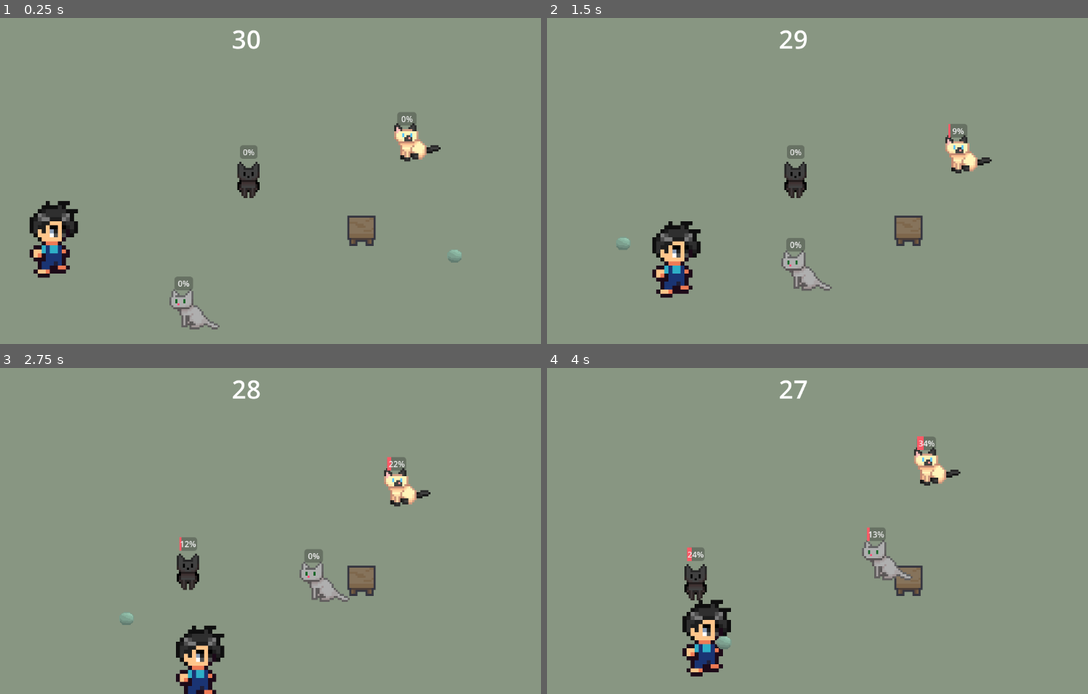
Above: before the commit, frames 1-4 (two rows, left to right).
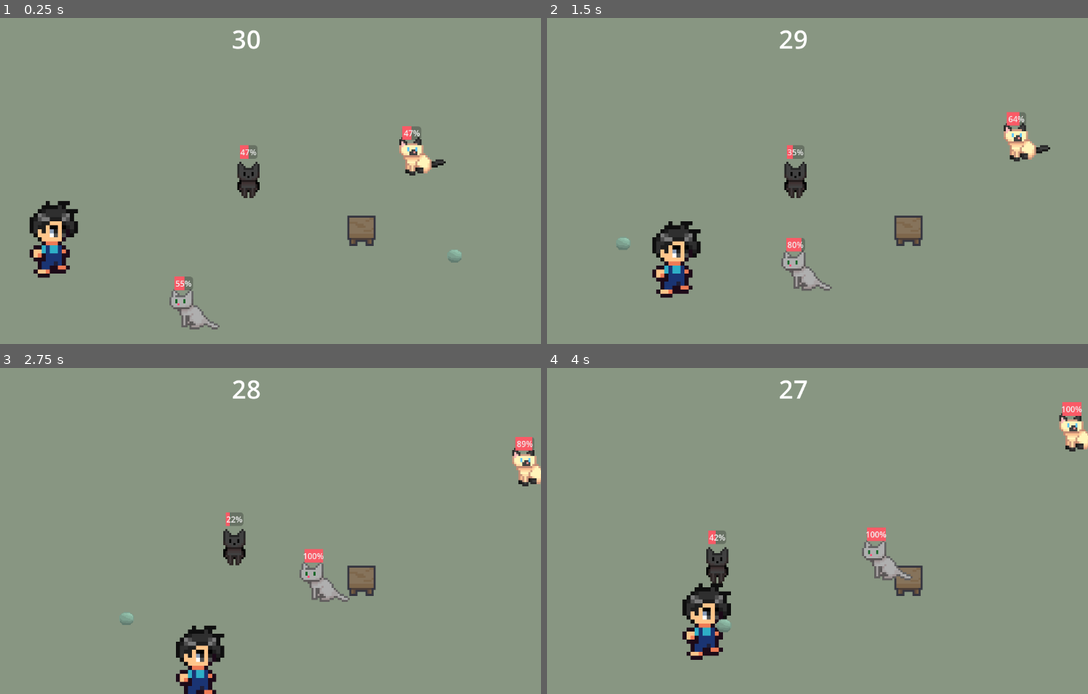
Above: after the commit, the same moments.

Repository: morgan-git/cat-herder
Game: Godot game, scene res://patio.tscn
Same seed, same stepped clock (60 frames per second), same inputs: the game is played once before the commit and once after it.
Inputs:
- Up to frame 1 (0.25 s): no input
- Up to frame 2 (1.5 s): tap Enter (ui_accept) at 0.5, 0.77 s; hold Right (ui_right) 0.53-1.28 s; hold Down (ui_down) from 1.28 s (still down)
- Up to frame 3 (2.75 s): tap Enter (ui_accept) at 1.52 s; release Down (ui_down) at 2.03 s; hold Right (ui_right) from 2.03 s (still down)
- Up to frame 4 (4 s): release Right (ui_right) at 2.78 s; hold Up (ui_up) 2.78-3.53 s; tap Enter (ui_accept) at 3.02, 3.77 s; hold Left (ui_left) from 3.53 s (still down)

The runs differ from the first frame. In frame 1, 1.1% of the frame differs, in the area x 32-83%, y 28-84%; in frame 2, 1.5%; in frame 3, 2.4%; in frame 4, 4.0%, in the area x 25-100%, y 10-95%.

Commit message:
reset process modes to allow for game pause and restart

Diff:
--- /dev/null
+++ b/cat_base.gd
@@ -0,0 +1,48 @@
+class_name Cat
+extends CharacterBody2D
+
+const SPEED = 120.0
+const HAPPINESS_RISE_RATE = 20.0
+const HAPPINESS_DECAY_RATE = 10.0
+
+@export var happiness_bar_path: NodePath
+var happiness_bar: ProgressBar
+var wander_target: Vector2
+var happiness: float = 50.0
+
+func _ready() -> void:
+	happiness_bar = get_node(happiness_bar_path)
+	wander_target = global_position
+
+func _physics_process(delta: float) -> void:
+	var is_satisfied = check_satisfied()
+
+	if is_satisfied:
+		velocity = get_satisfied_direction() * SPEED
+		happiness += HAPPINESS_RISE_RATE * delta
+	else:
+		var distance_to_wander_target = global_position.distance_to(wander_target)
+		if distance_to_wander_target < 5.0:
+			velocity = Vector2.ZERO
+		else:
+			var direction = (wander_target - global_position).normalized()
+			velocity = direction * (SPEED * 0.5)
+		happiness -= HAPPINESS_DECAY_RATE * delta
+
+	happiness = clamp(happiness, 0.0, 100.0)
+	happiness_bar.value = happiness
+
+	move_and_slide()
+
+func _on_timer_timeout() -> void:
+	var random_offset = Vector2(randf_range(-100, 100), randf_range(-100, 100))
+	wander_target = global_position + random_offset
+
+# Override in each subclass: return true when this cat's specific
+# happy condition is met.
+func check_satisfied() -> bool:
+	return false
+
+# Override in each subclass: return the direction to move while satisfied.
+func get_satisfied_direction() -> Vector2:
+	return Vector2.ZERO
--- a/patio.tscn
+++ b/patio.tscn
@@ -59,6 +59,7 @@
 color = Color(0.533333, 0.588235, 0.509804, 1)
 
 [node name="Player" type="CharacterBody2D" parent="."]
+process_mode = 1
 position = Vector2(-398.19, 122.793)
 script = ExtResource("1_43j51")
 yarn_ball_path = NodePath("../YarnBall")
@@ -130,6 +131,7 @@
 region_rect = Rect2(64.104, 450.624, 26.896, 25)
 
 [node name="Cat1" type="CharacterBody2D" parent="."]
+process_mode = 1
 script = ExtResource("5_rupsg")
 yarn_ball_path = NodePath("../YarnBall")
 happiness_bar_path = NodePath("ProgressBar")
@@ -156,6 +158,7 @@
 theme_override_styles/fill = SubResource("StyleBoxFlat_8kc7v")
 
 [node name="Cat2" type="CharacterBody2D" parent="."]
+process_mode = 1
 position = Vector2(336.565, -48.5664)
 script = ExtResource("7_8kc7v")
 yarn_ball_path = NodePath("../YarnBall")
@@ -183,6 +186,7 @@
 theme_override_styles/fill = SubResource("StyleBoxFlat_wo8bo")
 
 [node name="Cat3" type="CharacterBody2D" parent="."]
+process_mode = 1
 position = Vector2(-140.568, 272.501)
 script = ExtResource("9_rupsg")
 table_marker_path = NodePath("../Table/Marker2D")
--- a/scripts/cat_1.gd
+++ b/scripts/cat_1.gd
@@ -1,52 +1,16 @@
-extends CharacterBody2D
+extends Cat
 
-const SPEED = 120.0
-const DETECTION_RADIUS = 350.0
-const HAPPINESS_DECAY_RATE = 20
-const HAPPINESS_RISE_RATE = 10
-
+const DETECTION_RADIUS = 250.0
 
 @export var yarn_ball_path: NodePath
-@export var happiness_bar_path: NodePath
-
 var yarn_ball: Node2D
-var happiness_bar: ProgressBar
-var happiness: float
-var wander_target: Vector2
 
 func _ready() -> void:
 	yarn_ball = get_node(yarn_ball_path)
-	wander_target = global_position
-	happiness_bar = get_node(happiness_bar_path)
+	super._ready()
 
-func _physics_process(delta: float) -> void:
-	var distance_to_toy = global_position.distance_to(yarn_ball.global_position)
-	var is_satisfied = distance_to_toy <= DETECTION_RADIUS
+func check_satisfied() -> bool:
+	return global_position.distance_to(yarn_ball.global_position) <= DETECTION_RADIUS
 
-	if is_satisfied:
-		var direction = (yarn_ball.global_position - global_position).normalized()
-		velocity = direction * SPEED
-		happiness += HAPPINESS_RISE_RATE * delta
-	else:
-		var distance_to_wander_target = global_position.distance_to(wander_target)
-		if distance_to_wander_target < 5.0:
-			velocity = Vector2.ZERO
-		else:
-			var direction = (wander_target - global_position).normalized()
-			velocity = direction * (SPEED * 0.5)
-		happiness -= HAPPINESS_DECAY_RATE * delta
-
-	happiness = clamp(happiness, 0.0, 100.0)
-	happiness_bar.value = happiness
-
-	move_and_slide()
-
-
-func _on_timer_timeout() -> void:
-
-	var random_offset = Vector2(randf_range(-100, 100), randf_range(-100, 100))
-	wander_target = global_position + random_offset
-
-
-func _on_wait_time_timeout() -> void:
-	pass # Replace with function body.
+func get_satisfied_direction() -> Vector2:
+	return (yarn_ball.global_position - global_position).normalized()
--- a/scripts/cat_2.gd
+++ b/scripts/cat_2.gd
@@ -1,49 +1,16 @@
-extends CharacterBody2D
+extends Cat
 
-const SPEED = 120.0
-const DETECTION_RADIUS = 350.0
-const HAPPINESS_DECAY_RATE = 20
-const HAPPINESS_RISE_RATE = 10
+const DETECTION_RADIUS = 250.0
 
 @export var yarn_ball_path: NodePath
-@export var happiness_bar_path: NodePath
-
 var yarn_ball: Node2D
-var happiness_bar: ProgressBar
-var happiness: float
-var wander_target: Vector2
 
 func _ready() -> void:
 	yarn_ball = get_node(yarn_ball_path)
-	happiness_bar = get_node(happiness_bar_path)
-	wander_target = global_position
+	super._ready()
 
-func _physics_process(delta: float) -> void:
-	var distance_to_toy = global_position.distance_to(yarn_ball.global_position)
-	var is_satisfied = distance_to_toy > DETECTION_RADIUS
-	if is_satisfied:
+func check_satisfied() -> bool:
+	return global_position.distance_to(yarn_ball.global_position) > DETECTION_RADIUS
 
-		happiness += HAPPINESS_RISE_RATE * delta
-	else:
-		happiness -= HAPPINESS_DECAY_RATE * delta
-
-	if distance_to_toy <= DETECTION_RADIUS:
-		var direction = (global_position - yarn_ball.global_position).normalized()
-		velocity = direction * SPEED
-	else:
-		var distance_to_wander_target = global_position.distance_to(wander_target)
-		if distance_to_wander_target < 5.0:
-			velocity = Vector2.ZERO
-		else:
-			var direction = (wander_target - global_position).normalized()
-			velocity = direction * (SPEED * 0.5)
-
-	happiness = clamp(happiness, 0.0, 100.0)
-	happiness_bar.value = happiness
-	move_and_slide()
-
-
-func _on_timer_timeout() -> void:
-
-	var random_offset = Vector2(randf_range(-100, 100), randf_range(-100, 100))
-	wander_target = global_position + random_offset
+func get_satisfied_direction() -> Vector2:
+	return (global_position - yarn_ball.global_position).normalized()
--- a/scripts/cat_3.gd
+++ b/scripts/cat_3.gd
@@ -1,36 +1,15 @@
-extends CharacterBody2D
-
-const SPEED = 120.0
-const HAPPINESS_DECAY_RATE = 20
-const HAPPINESS_RISE_RATE = 10
-const DETECTION_RADIUS = 100.0
+# cat_3.gd
+extends Cat
 
 @export var table_marker_path: NodePath
-@export var happiness_bar_path: NodePath
-
 var table_marker: Node2D
-var happiness_bar: ProgressBar
-var happiness: float
 
 func _ready() -> void:
 	table_marker = get_node(table_marker_path)
-	happiness_bar = get_node(happiness_bar_path)
+	super._ready()
 
+func check_satisfied() -> bool:
+	return true
 
-func _physics_process(delta: float) -> void:
-	var distance_to_marker = global_position.distance_to(table_marker.global_position)
-	var is_satisfied = distance_to_marker <= DETECTION_RADIUS
-	if is_satisfied:
-
-		happiness += HAPPINESS_RISE_RATE * delta
-	else:
-		happiness -= HAPPINESS_DECAY_RATE * delta
-	if distance_to_marker < 5.0:
-		velocity = Vector2.ZERO
-	else:
-		var direction = (table_marker.global_position - global_position).normalized()
-		velocity = direction * SPEED
-
-	happiness = clamp(happiness, 0.0, 100.0)
-	happiness_bar.value = happiness
-	move_and_slide()
+func get_satisfied_direction() -> Vector2:
+	return (table_marker.global_position - global_position).normalized()
Not shown, added: cat_base.gd.uid
